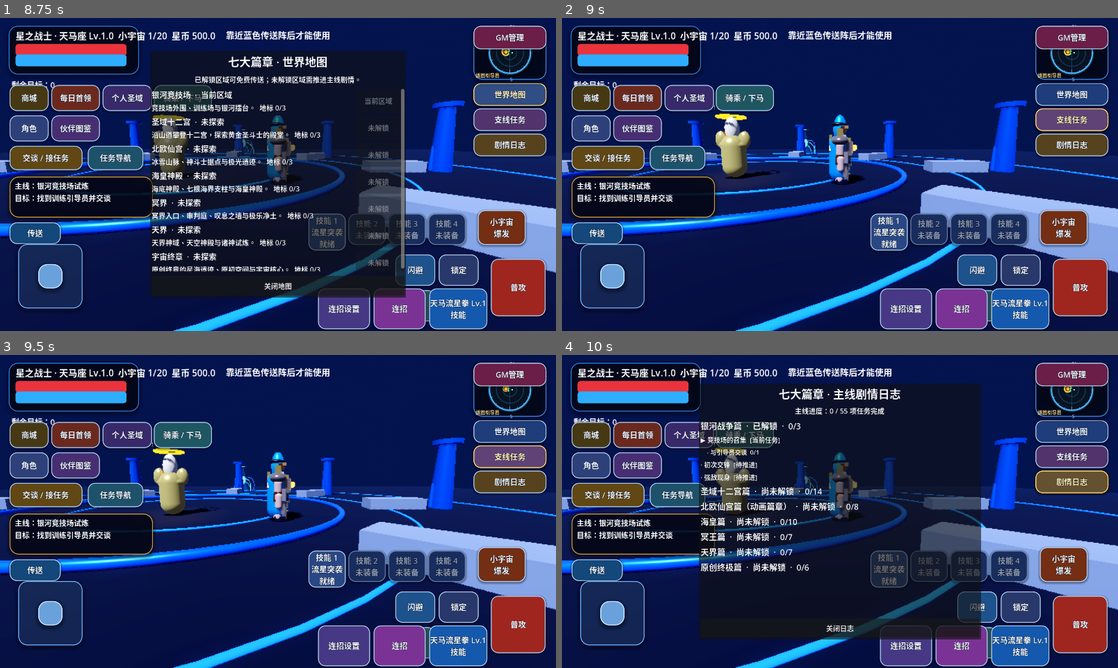
Above: before the commit, frames 1-4 (two rows, left to right).
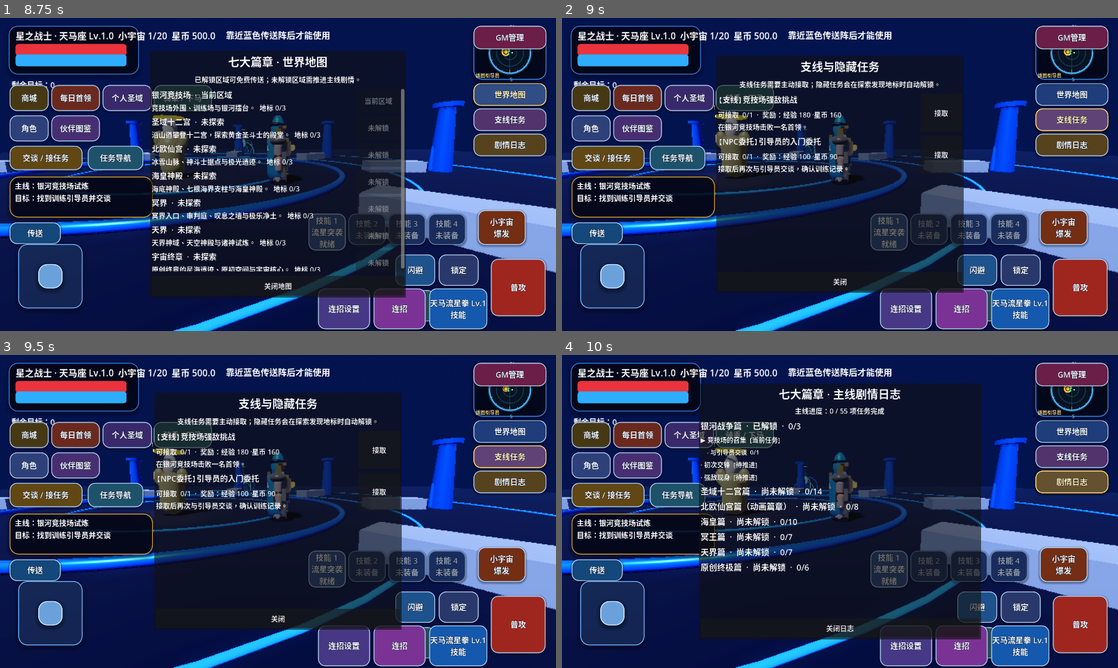
Above: after the commit, the same moments.

Repository: Qazwesrd/Saint-Seiya-Universe-War
Game: Godot game, scene res://scenes/main_menu.tscn
Same seed, same stepped clock (60 frames per second), same inputs: the game is played once before the commit and once after it.
Inputs (mouse positions are in pixels of both pictures, inside the frame that each line leads up to):
- Up to frame 1 (8.75 s): click "开始新游戏 / 新建存档" at 0.5 s; click "开始新游戏 / 新建存档" at 1.25 s; click "继续游戏 / 存档管理" at 2 s; click "游戏设置" at 2.75 s; click "读取" at 3.5 s; click "交谈 / 接任务" at 4.25 s; click "任务导航" at 5 s; tap Enter (ui_accept) at 5.75, 6.02, 6.32 s; move the mouse to (400, 158) at 5.77 s; hold Right (ui_right) 5.78-6.5 s; click (400, 158) at 5.92 s; drag from (166, 190) to (250, 237) at 6.52 s; click "传送" at 7.25 s; click "世界地图" at 8 s
- Up to frame 2 (9 s): click "支线任务" at 8.75 s
- Up to frame 3 (9.5 s): no input
- Up to frame 4 (10 s): click "剧情日志" at 9.5 s

Frame 1 is identical in both runs. In frame 2, 33% of the frame differs, in the area x 27-73%, y 12-88%; in frame 3, 33%; in frame 4, nothing differs.
Error before the commit: Parse Error: Cannot infer the type of "claimed" variable because the value doesn't have a set type. (res://scripts/side_quest_manager.gd:66)

Commit message:
Fix explicit boolean types in quest overview

Diff:
--- a/game/scripts/side_quest_manager.gd
+++ b/game/scripts/side_quest_manager.gd
@@ -63,8 +63,8 @@
 		if is_hidden and not state["discovered_hidden"].has(quest_id):
 			continue
 		var current := clampi(int(state["progress"].get(quest_id, 0)), 0, int(quest.get("target", 1)))
-		var claimed := state["claimed"].has(quest_id)
-		var accepted := state["accepted"].has(quest_id) or is_hidden
+		var claimed: bool = state["claimed"].has(quest_id)
+		var accepted: bool = state["accepted"].has(quest_id) or is_hidden
 		var status := "claimed" if claimed else ("completed" if accepted and current >= int(quest.get("target", 1)) else ("in_progress" if accepted else "available"))
 		var entry: Dictionary = quest.duplicate(true)
 		entry["current"] = current
